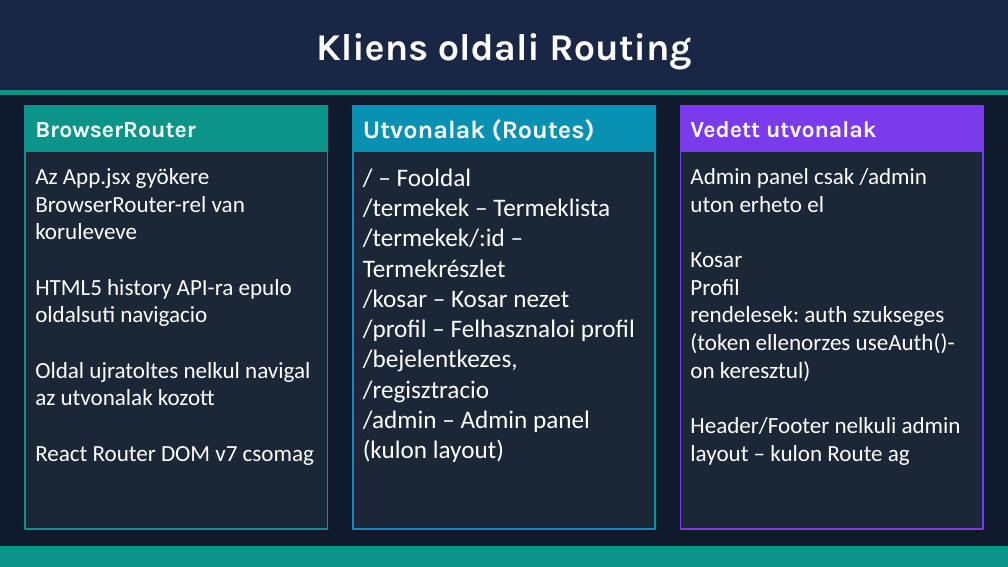
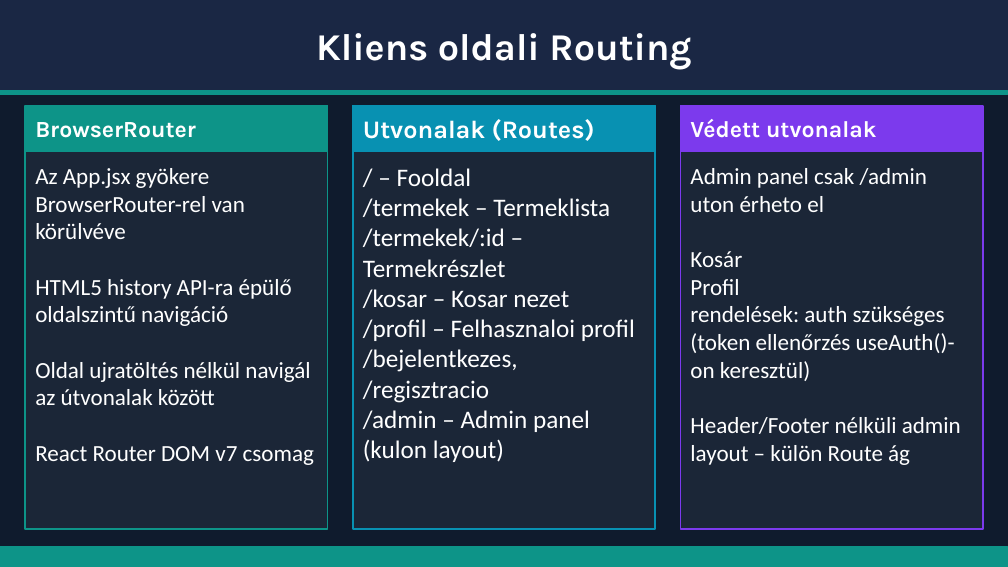
Before and after one commit to Tezslarichard/rei-dokumentacio, a slide deck: slide 10 of Bemutato_rei_vizsga.pptx. Drawn at 1008x567 pixels with LibreOffice and Linux fonts; fonts in the diff are those of the drawing. Boxes give left, top, right and bottom in pixels: in the first picture for what was removed or moved away, otherwise in the second. Text is boxed around its words. In the diff, an @@ line names an element or a change of style, - is before the commit and + after.

```diff
--- a/Bemutato_rei_vizsga.pptx
+++ b/Bemutato_rei_vizsga.pptx
@@ text at (690,119,877,138): text changed @@
-Vedett utvonalak
+Védett utvonalak
@@ text at (35,168,310,405): text changed @@
-Az App.jsx gyökere BrowserRouter-rel van koruleveve
-HTML5 history API-ra epulo oldalsuti navigacio
-Oldal ujratoltes nelkul navigal az utvonalak kozott
+Az App.jsx gyökere BrowserRouter-rel van körülvéve
+HTML5 history API-ra épülő oldalszintű navigáció
+Oldal ujratöltés nélkül navigál az útvonalak között
@@ text at (690,168,927,267): text changed @@
-Admin panel csak /admin uton erheto el
-Kosar
+Admin panel csak /admin uton érheto el
+Kosár
@@ text at (690,306,961,465): text changed @@
-rendelesek: auth szukseges (token ellenorzes useAuth()-on keresztul)
-Header/Footer nelkuli admin layout – kulon Route ag
+rendelések: auth szükséges (token ellenőrzés useAuth()-on keresztül)
+Header/Footer nélküli admin layout – külön Route ág
```
Also in this commit, not shown: 1 other slide changed.
